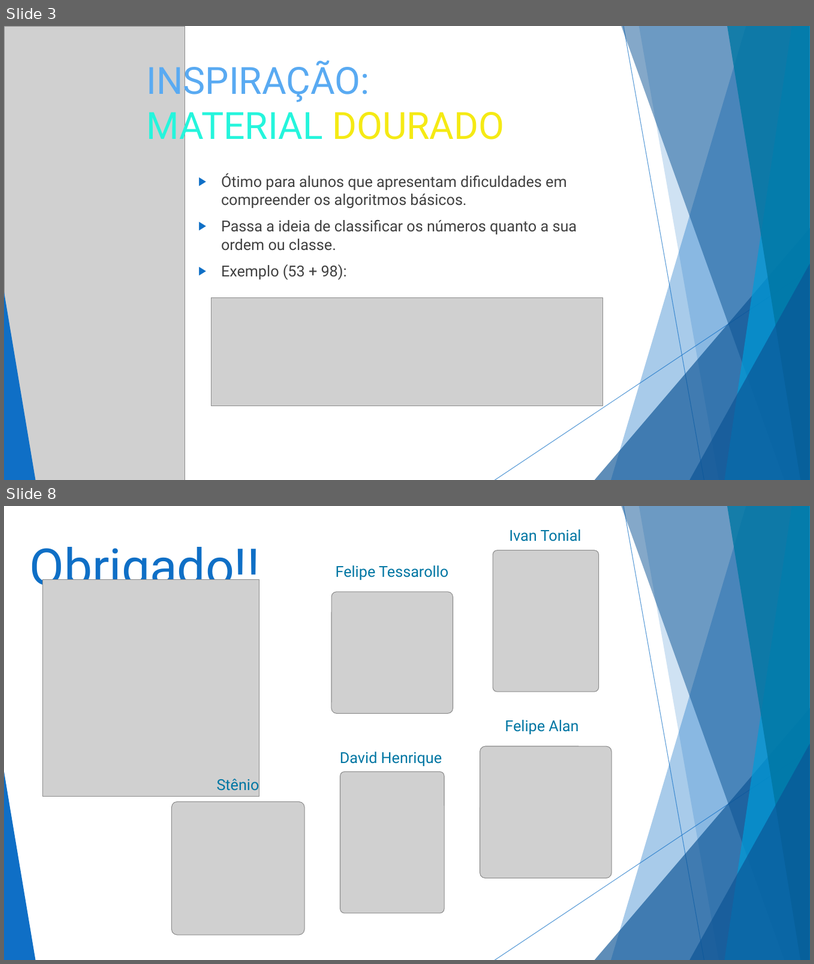
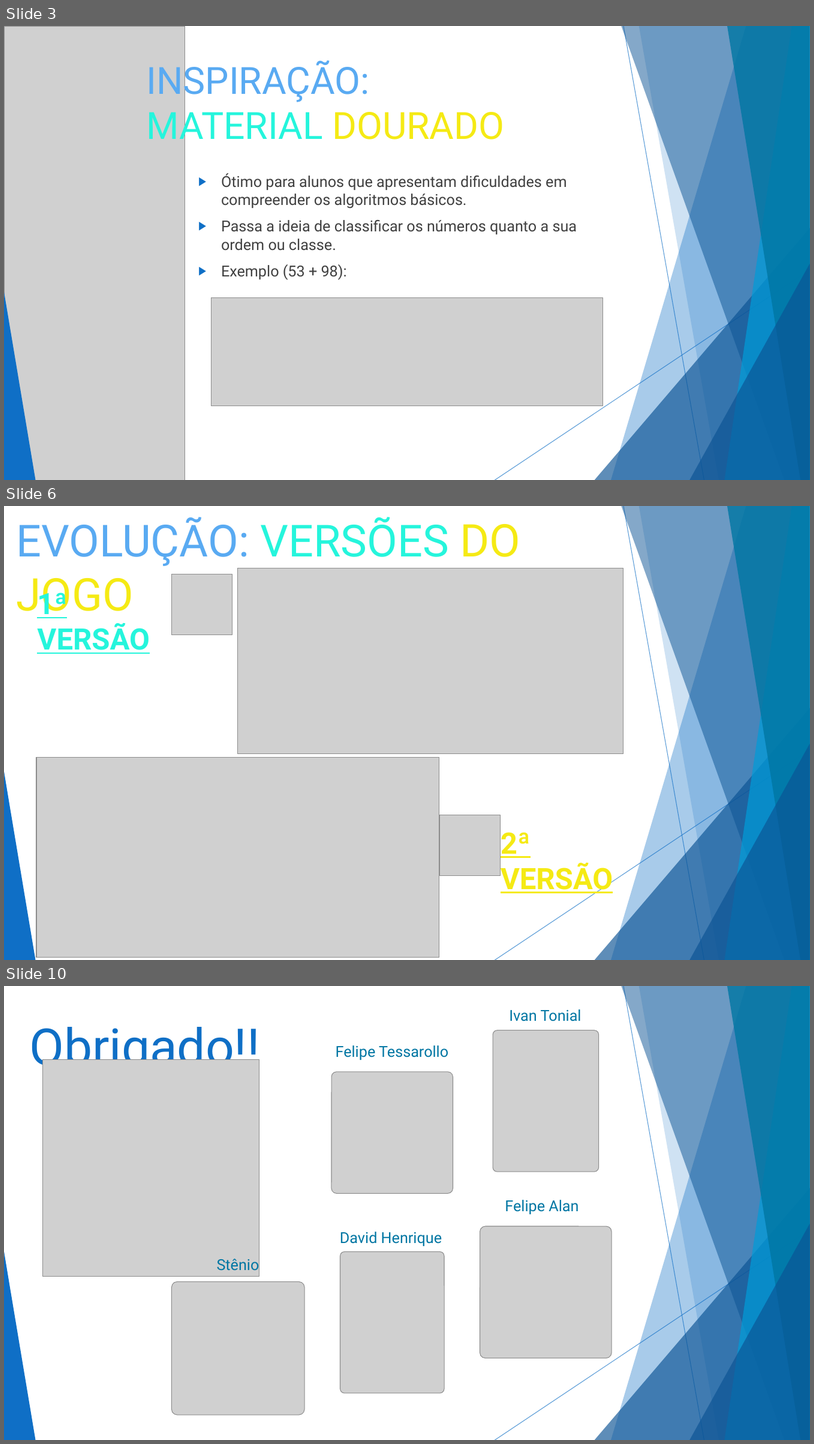
Before and after one commit to FelipeTRpo/AlphaMathcs, a slide deck: frontend/src/AlphaMethics.pptx. Shown one above the other, each under a label of ours: slides 3 and 8 before the commit, slides 3, 6 and 10 after it; the slides between them are not shown. The pictures are 814x964 and 814x1444 pixels, drawn with LibreOffice and Linux fonts; fonts in the diff are those of the drawing; grey boxes stand for pictures. Boxes give left, top, right and bottom in pixels: in the first picture for what was removed or moved away, otherwise in the second. Text is boxed around its words. In the diff, an @@ line names an element or a change of style, - is before the commit and + after.

```diff
--- a/frontend/src/AlphaMethics.pptx
+++ b/frontend/src/AlphaMethics.pptx
@@ slide 6 added at [4,506,810,960], background #FFFFFF; not listed: 10 template elements that a slide beside it also shows @@
@@ text added at [16,517,521,618], 52.6 pt, text #59AAF2 @@
+EVOLUÇÃO: VERSÕES DO JOGO
@@ picture added at [172,574,233,634] @@
@@ picture added at [238,568,624,754] @@
@@ text added at [37,588,149,654], 35.1 pt, text #25F5DC, bold, underline @@
+1ª VERSÃO
@@ picture added at [36,757,440,957] @@
@@ triangle added at [4,772,35,960], fill #0F6FC6 @@
@@ picture added at [440,815,501,876] @@
@@ text added at [501,832,613,896], 35.1 pt, text #F5EA14, bold, underline @@
+2ª VERSÃO
@@ what was slide 8 is now slide 10 @@
```
Also in this commit, not shown: 1 slide changed, 1 other slide added.
